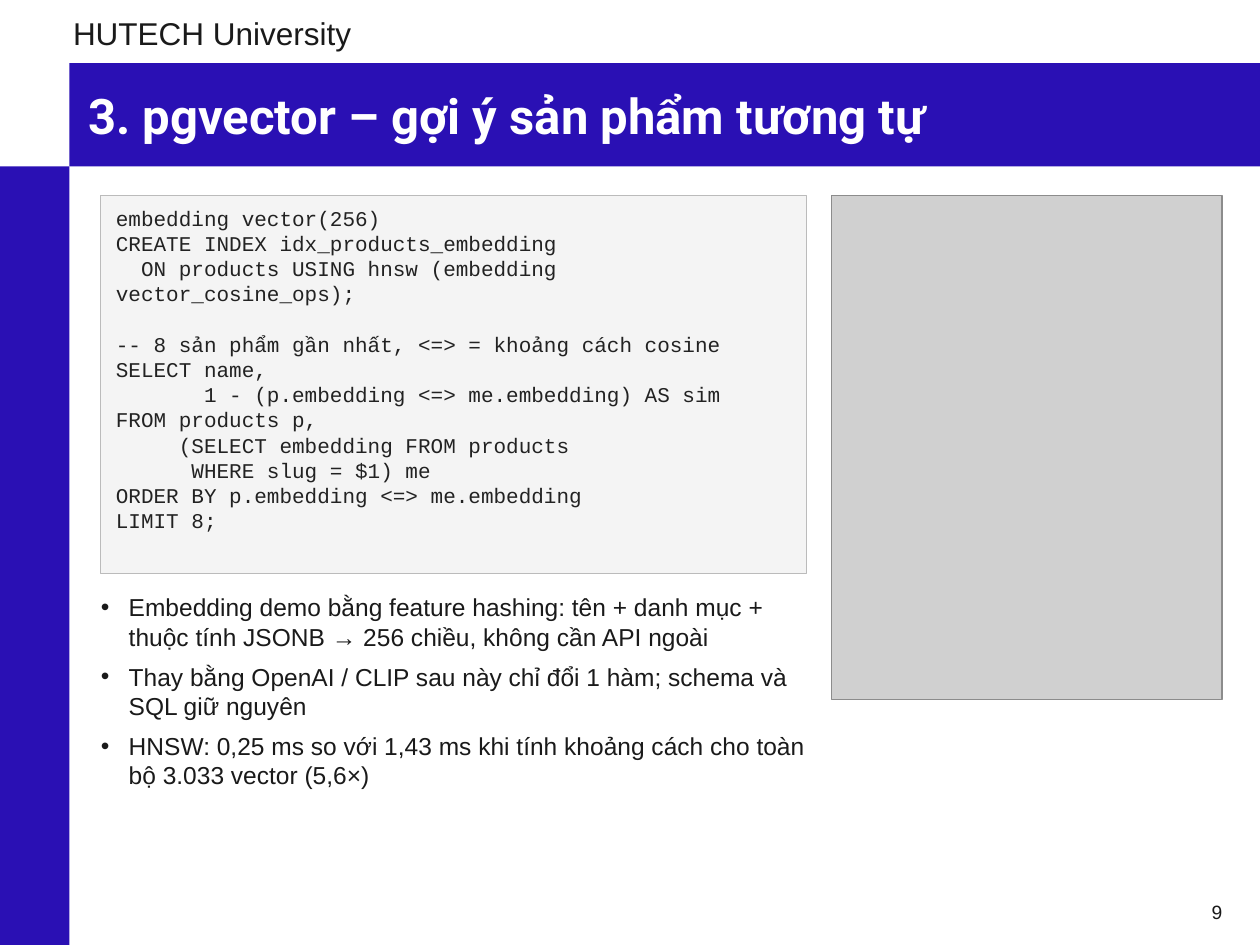
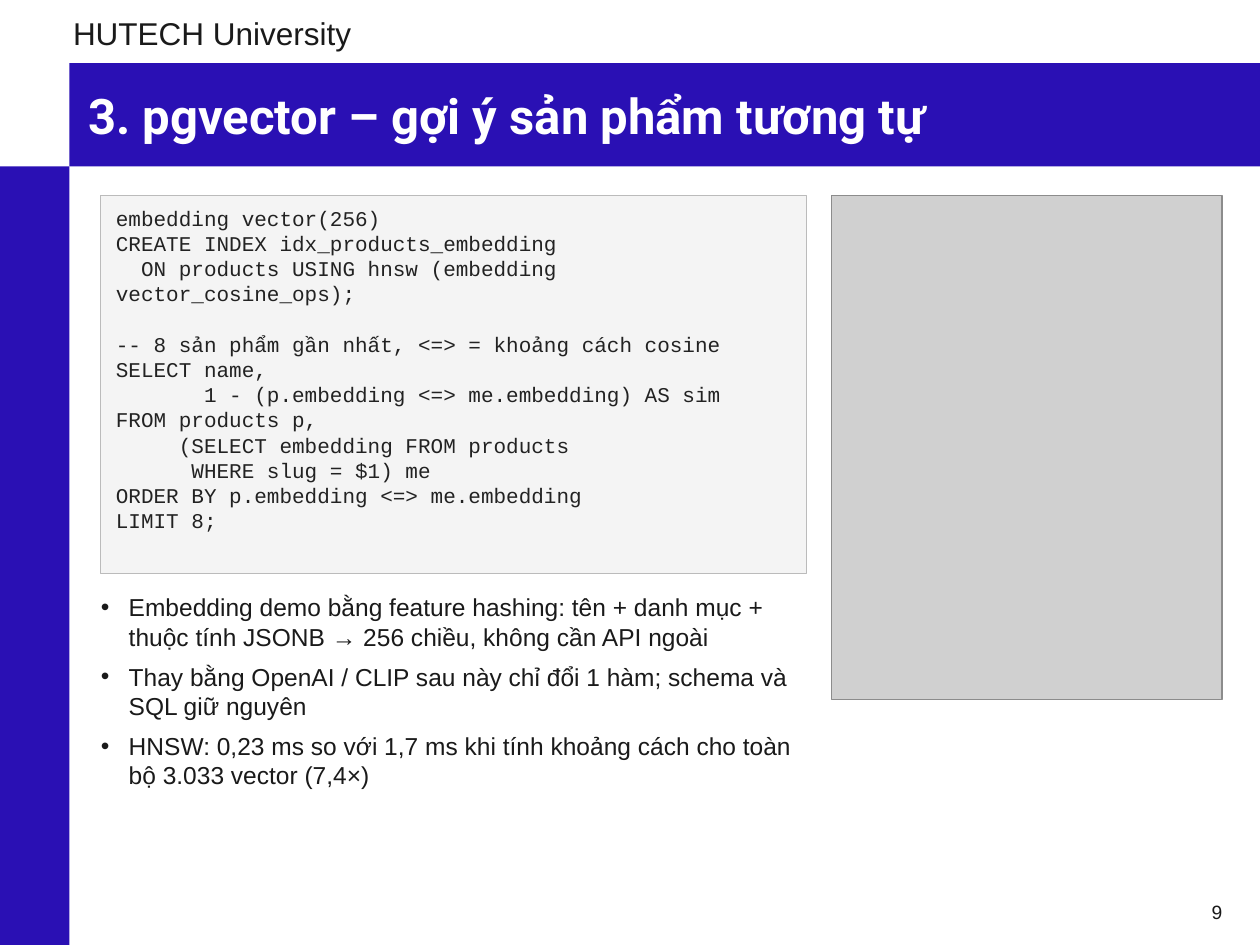
Before and after one commit to phunganhtuan123/master-csdl, a slide deck: slide 9 of docs/Slide_CSDL_Nhom6_PostgreSQL.pptx. Drawn at 1260x945 pixels with LibreOffice and Linux fonts; fonts in the diff are those of the drawing; grey boxes stand for pictures; background and template pictures are left out. Boxes give left, top, right and bottom in pixels: in the first picture for what was removed or moved away, otherwise in the second. Text is boxed around its words. In the diff, an @@ line names an element or a change of style, - is before the commit and + after.

```diff
--- a/docs/Slide_CSDL_Nhom6_PostgreSQL.pptx
+++ b/docs/Slide_CSDL_Nhom6_PostgreSQL.pptx
@@ text at (x1=129, y1=736, x2=791, y2=789): text changed @@
-• HNSW: 0,25 ms so với 1,43 ms khi tính khoảng cách cho toàn bộ 3.033 vector (5,6×)
+• HNSW: 0,23 ms so với 1,7 ms khi tính khoảng cách cho toàn bộ 3.033 vector (7,4×)
```
Also in this commit, not shown: 9 other slides changed, 24 other files.
